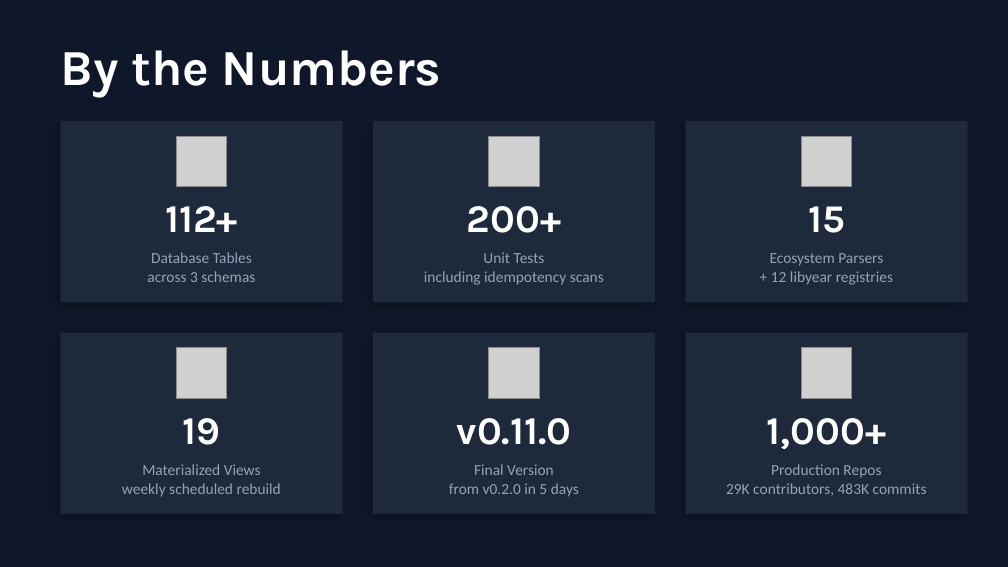
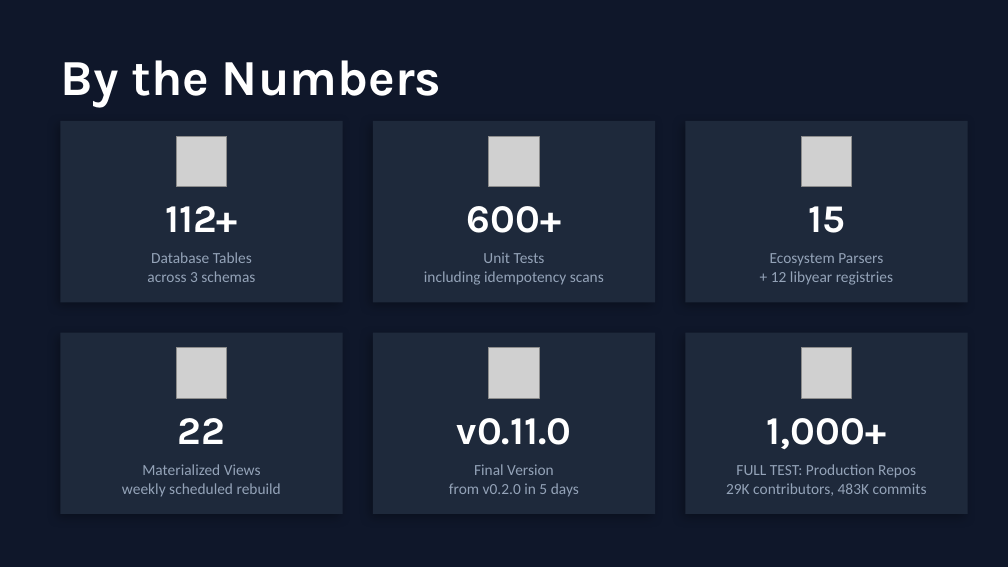
Before and after one commit to aveloxis/aveloxis, a slide deck: slide 9 of aveloxis-story/aveloxis-presentation.pptx. Drawn at 1008x567 pixels with LibreOffice and Linux fonts; fonts in the diff are those of the drawing; grey boxes stand for pictures. Boxes give left, top, right and bottom in pixels: in the first picture for what was removed or moved away, otherwise in the second. Text is boxed around its words. In the diff, an @@ line names an element or a change of style, - is before the commit and + after.

```diff
--- a/aveloxis-story/aveloxis-presentation.pptx
+++ b/aveloxis-story/aveloxis-presentation.pptx
@@ text "By the Numbers": place and size @@
-text "By the Numbers" at (60, 50, 442, 98)
+text "By the Numbers" at (60, 60, 442, 108)
@@ text at (467, 206, 561, 233): text changed @@
-200+
+600+
@@ text at (178, 418, 225, 444): text changed @@
-19
+22
@@ text at (736, 464, 916, 478): text changed @@
-Production Repos
+FULL TEST: Production Repos
```
Also in this commit, not shown: 3 other slides changed, 1 other file.
